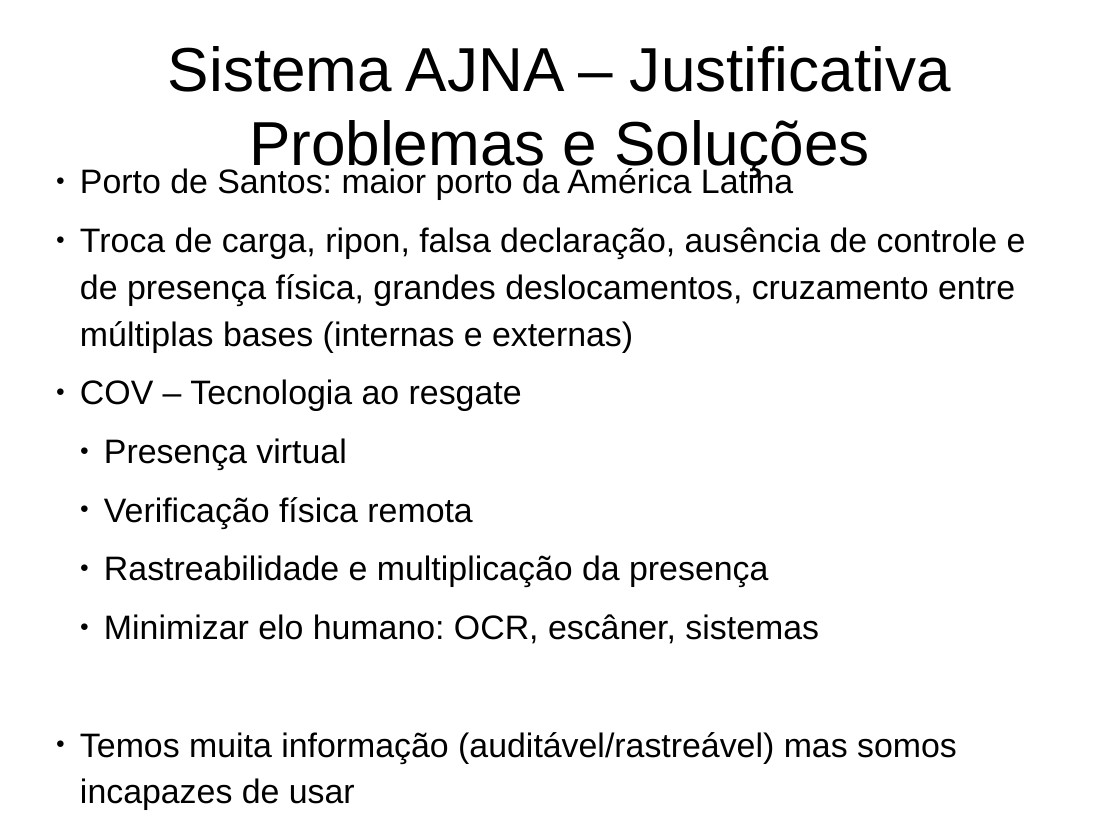
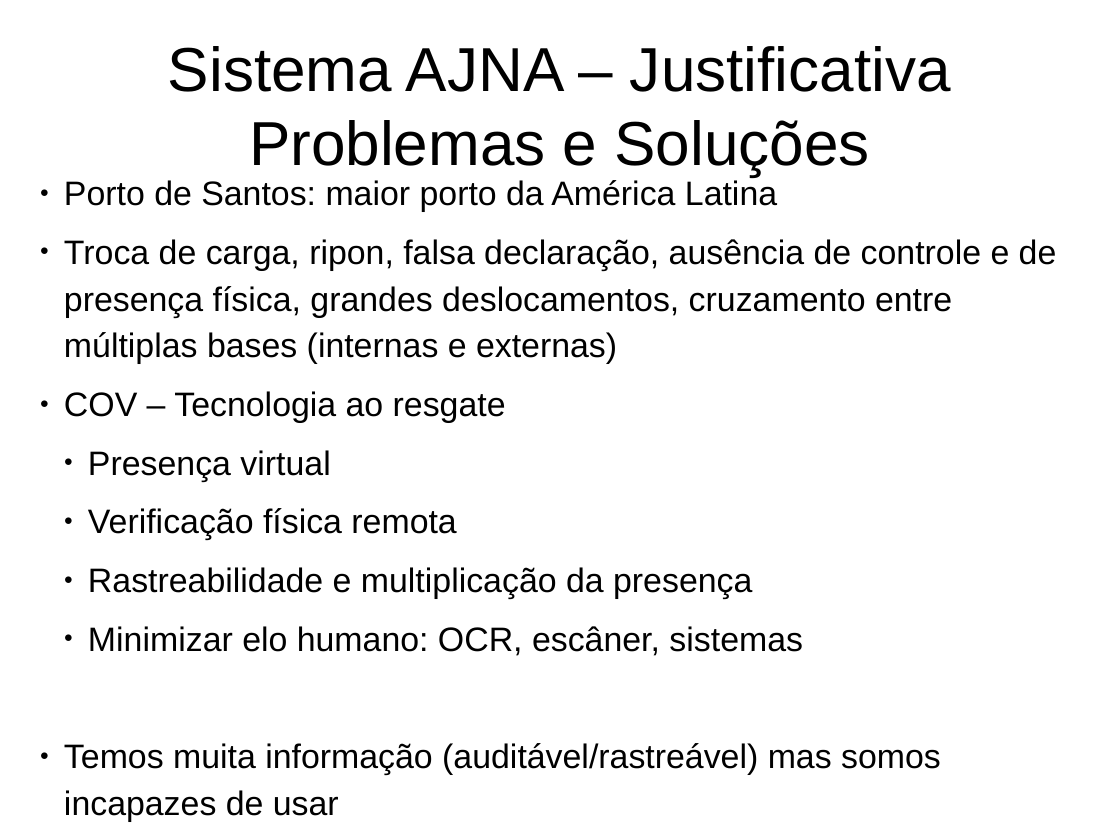
Before and after one commit to IvanBrasilico/ajna_docs, a slide deck: slide 5 of notebooks/Apresentacao201904(Gerencial).odp (slide 4 before the commit). Drawn at 1120x840 pixels with LibreOffice and Linux fonts; fonts in the diff are those of the drawing. Boxes give left, top, right and bottom in pixels: in the first picture for what was removed or moved away, otherwise in the second. Text is boxed around its words. In the diff, an @@ line names an element or a change of style, - is before the commit and + after.

```diff
--- a/notebooks/Apresentacao201904(Gerencial).odp
+++ b/notebooks/Apresentacao201904(Gerencial).odp
@@ subtitle "Porto de Santos: maior porto ..." rewrapped from [80,166,1026,810] to [64,180,1057,822] @@
```
Also in this commit, not shown: 2 other slides changed, 1 slide added, 1 other file.
